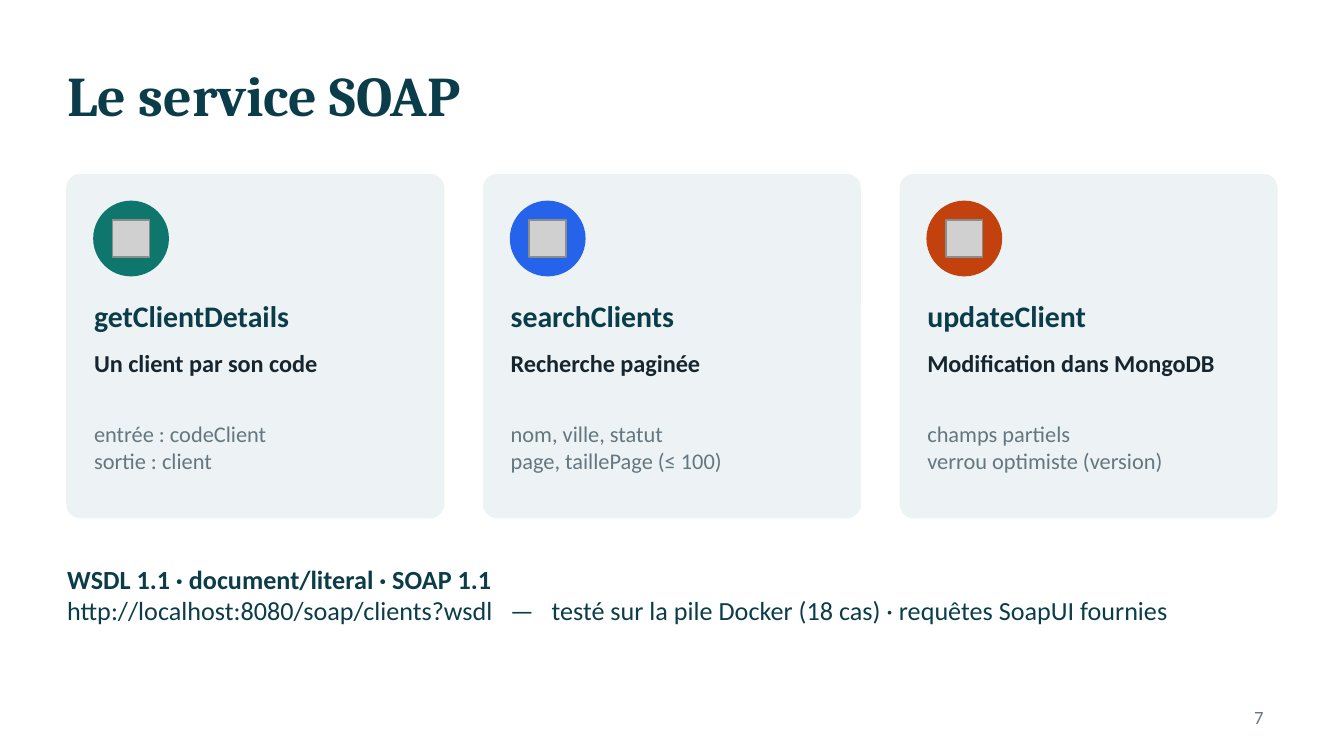
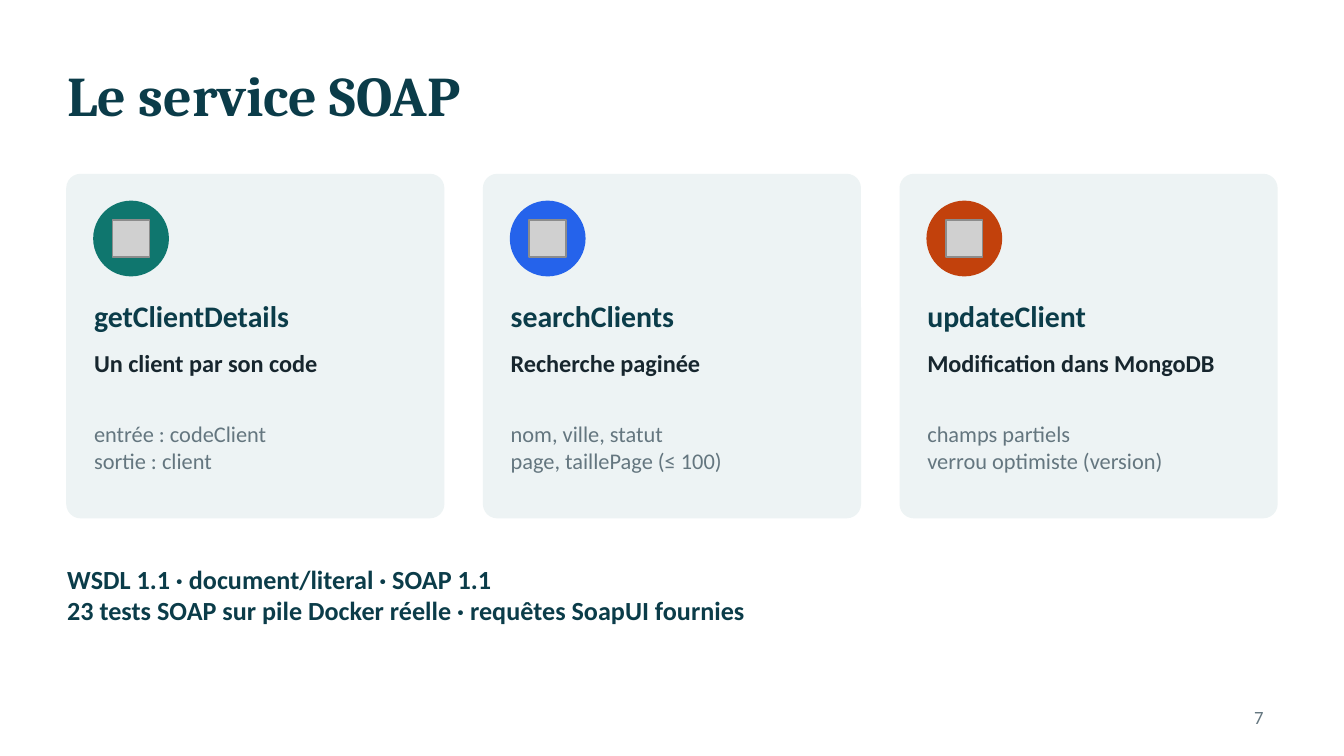
Before and after one commit to gildaskoanda/soap-clients-groupe5-si, a slide deck: slide 7 of presentation/PRESENTATION_SOAP_CLIENTS.pptx. Drawn at 1344x756 pixels with LibreOffice and Linux fonts; fonts in the diff are those of the drawing; grey boxes stand for pictures. Boxes give left, top, right and bottom in pixels: in the first picture for what was removed or moved away, otherwise in the second. Text is boxed around its words. In the diff, an @@ line names an element or a change of style, - is before the commit and + after.

Commit message:
feat(soap) complete and validate group 5 delivery
Document the SOAP contract, validation rules and reconciliation strategy.
Protect SOAP-owned records from stale imports and concurrent updates.
Correct Airflow discovery, local container settings and secret handling.
Update the vulnerable Symfony Mime dependency without broad upgrades.
Add real Zabbix checks and a controlled outage verification scenario.
Record 33 unit tests, 23 SOAP tests, 27 pipeline checks and 9 Zabbix checks.
Update the group presentation with member names and verified results.

```diff
--- a/presentation/PRESENTATION_SOAP_CLIENTS.pptx
+++ b/presentation/PRESENTATION_SOAP_CLIENTS.pptx
@@ text at (x1=67, y1=601, x2=744, y2=624): text changed; bold on @@
-http://localhost:8080/soap/clients?wsdl — testé sur la pile Docker (18 cas) · requêtes SoapUI fournies
+23 tests SOAP sur pile Docker réelle · requêtes SoapUI fournies
```
Also in this commit, not shown: 7 other slides changed, 1 slide added, 1 slide removed, 33 other files.
